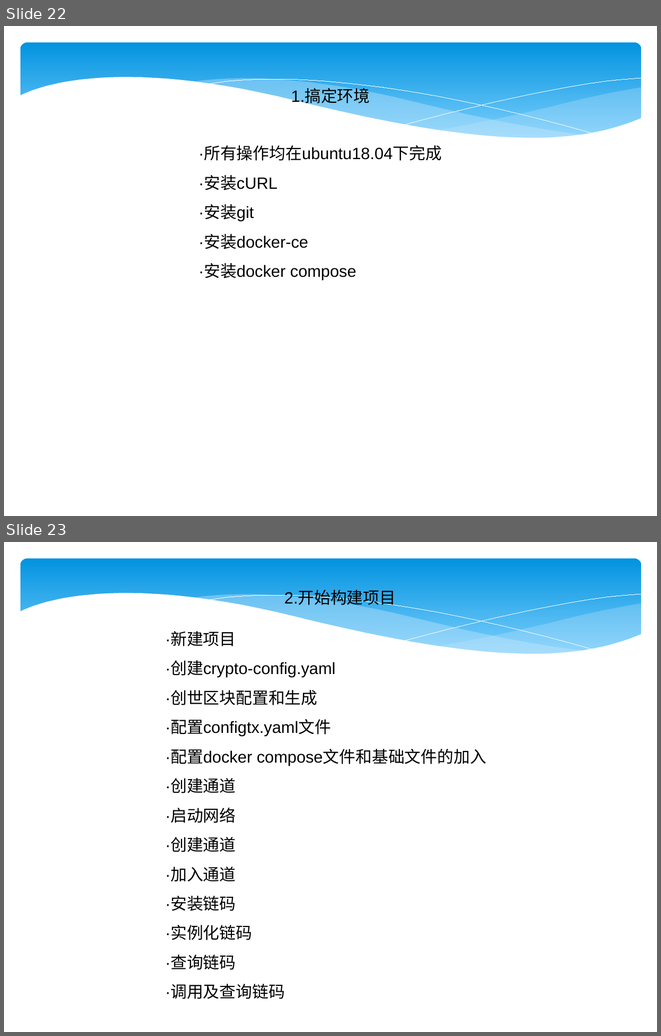
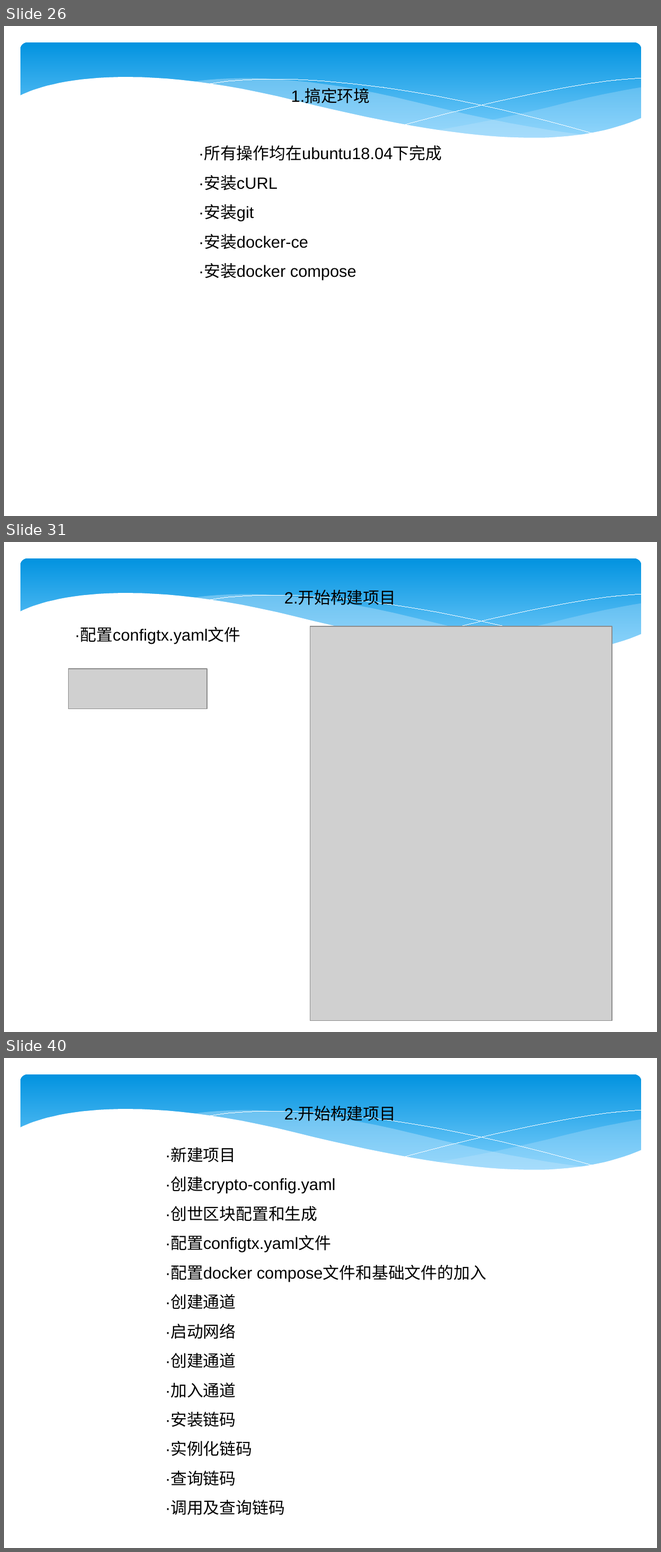
Before and after one commit to 382303784/hyperledger-fabric, a slide deck: fabric.ppt. Shown one above the other, each under a label of ours: slides 22 and 23 before the commit, slides 26, 31 and 40 after it; the slides between them are not shown. The pictures are 661x1036 and 661x1552 pixels, drawn with LibreOffice and Linux fonts; fonts in the diff are those of the drawing; grey boxes stand for pictures. Boxes give left, top, right and bottom in pixels: in the first picture for what was removed or moved away, otherwise in the second. Text is boxed around its words. In the diff, an @@ line names an element or a change of style, - is before the commit and + after.

```diff
--- a/fabric.ppt
+++ b/fabric.ppt
@@ slide 31 added at <box>4,542,657,1032</box>, background #FFFFFF; not listed: 6 template elements that a slide beside it also shows @@
@@ text added at <box>284,591,396,607</box>, 18 pt, text #000000 @@
+2.开始构建项目
@@ text added at <box>74,628,240,644</box>, 18 pt, text #000000 @@
+·配置configtx.yaml文件
@@ picture added at <box>310,626,612,1020</box> @@
@@ picture added at <box>68,669,207,708</box> @@
@@ what was slide 22 is now slide 26 @@
@@ what was slide 23 is now slide 40 @@
```
Also in this commit, not shown: 1 slide changed, 17 other slides added.
